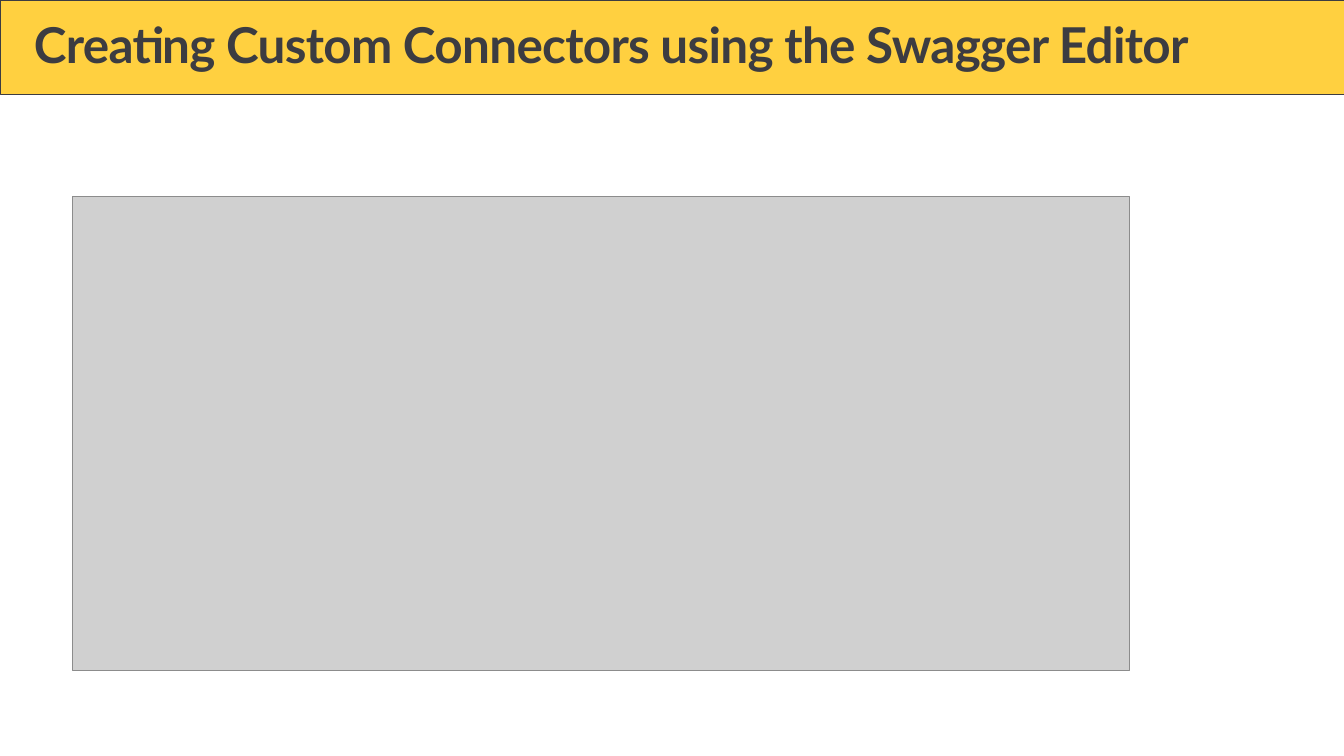
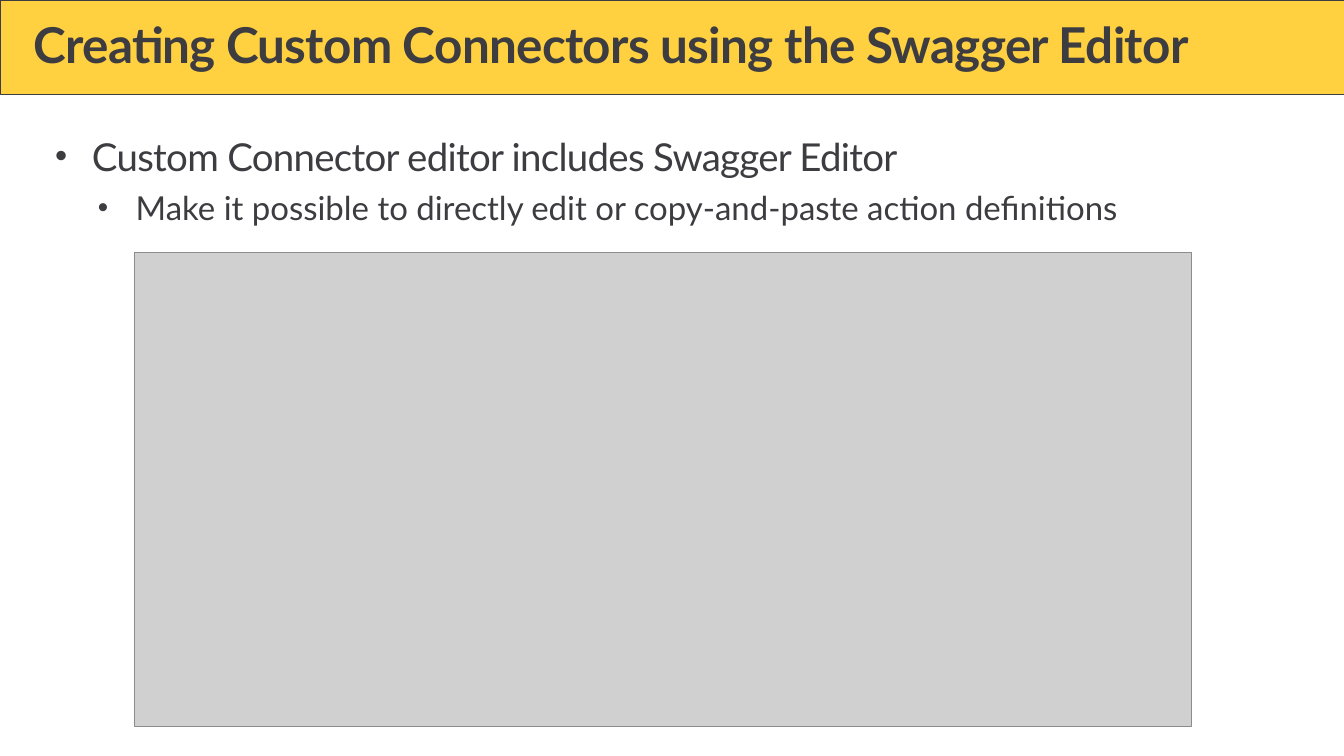
Before and after one commit to PowerBiDevCamp/Camp-Sessions, a slide deck: slide 20 of Session 17 - Building Solutions using Power Automate and the Power BI REST APIs.pptx (slide 18 before the commit). Drawn at 1344x756 pixels with LibreOffice and Linux fonts; fonts in the diff are those of the drawing; grey boxes stand for pictures; background and template pictures are left out. Boxes give left, top, right and bottom in pixels: in the first picture for what was removed or moved away, otherwise in the second. Text is boxed around its words. In the diff, an @@ line names an element or a change of style, - is before the commit and + after.

```diff
--- a/Session 17 - Building Solutions using Power Automate and the Power BI REST APIs.pptx
+++ b/Session 17 - Building Solutions using Power Automate and the Power BI REST APIs.pptx
@@ text added at [92, 142, 1117, 226], 24 pt, text #3C3C41 @@
+• Custom Connector editor includes Swagger Editor
+  • Make it possible to directly edit or copy-and-paste action definitions
@@ picture: place and size @@
-picture at [72, 197, 1129, 671]
+picture at [134, 252, 1191, 726]
```
Also in this commit, not shown: 10 other slides changed, 14 slides added, 11 slides removed.
